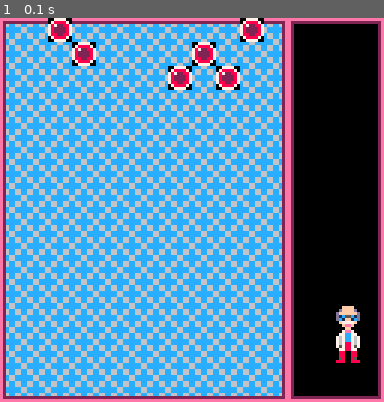
Above: before the commit, frame 1.
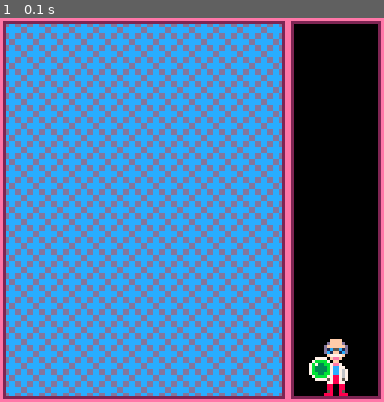
Above: after the commit, the same moment.

Repository: adamwoolridge/pico8
Game: PICO-8 cartridge bonbonshoot.p8
Two runs of this game, one before a commit and one after it. Both use one fixed random seed, a clock stepped at 60 frames per second and the inputs below.
Inputs:
- Up to frame 1 (0.1 s): no input

The runs differ from the first frame. In frame 1, 29% of the frame differs, in the area x 1-94%, y 0-99%.

Commit message:
[Bonbon] Layout

Diff:
--- a/bonbonshoot.p8
+++ b/bonbonshoot.p8
@@ -2,11 +2,25 @@
 version 8
 __lua__
 
+drbonbon = {}
+drbonbon.x = 108
+drbonbon.y = 107
+
 function _draw()
 	cls()
 	mapdraw(0,0,0,0,16,16)
+
+	draw_drbonbon()
 end
 
+function draw_drbonbon()
+	spr(16, drbonbon.x, drbonbon.y)
+	spr(32, drbonbon.x, drbonbon.y+8)
+	spr(48, drbonbon.x, drbonbon.y+16)
+
+	spr(18, drbonbon.x-5, drbonbon.y+6)
+end
+
 
 
 
@@ -139,20 +153,20 @@
 0000000000000000000000000000000000000000000000000000000000000000000000000000000000000000000000000000000000000000000000000000000000000000000000000000000000000000000000000000000000000000000000000000000000000000000000000000000000000000000000000000000000000000
 0000000000000000000000000000000000000000000000000000000000000000000000000000000000000000000000000000000000000000000000000000000000000000000000000000000000000000000000000000000000000000000000000000000000000000000000000000000000000000000000000000000000000000
 __map__
-0b0c020c0c0c0c0c0c0c020d2324243300000000000000000000000000000000000000000000000000000000000000000000000000000000000000000000000000000000000000000000000000000000000000000000000000000000000000000000000000000000000000000000000000000000000000000000000000000000
-1b1c1c021c1c1c1c021c1c1d1329121400000000000000000000000000000000000000000000000000000000000000000000000000000000000000000000000000000000000000000000000000000000000000000000000000000000000000000000000000000000000000000000000000000000000000000000000000000000
-1b1c1c1c1c1c1c021c021c1d1329121400000000000000000000000000000000000000000000000000000000000000000000000000000000000000000000000000000000000000000000000000000000000000000000000000000000000000000000000000000000000000000000000000000000000000000000000000000000
-1b1c1c1c1c1c1c1c1c1c1c1d1329291400000000000000000000000000000000000000000000000000000000000000000000000000000000000000000000000000000000000000000000000000000000000000000000000000000000000000000000000000000000000000000000000000000000000000000000000000000000
-1b1c1c1c1c1c1c1c1c1c1c1d1312121400000000000000000000000000000000000000000000000000000000000000000000000000000000000000000000000000000000000000000000000000000000000000000000000000000000000000000000000000000000000000000000000000000000000000000000000000000000
-1b1c1c1c1c1c1c1c1c1c1c1d1312121400000000000000000000000000000000000000000000000000000000000000000000000000000000000000000000000000000000000000000000000000000000000000000000000000000000000000000000000000000000000000000000000000000000000000000000000000000000
-1b1c1c1c1c1c1c1c1c1c1c1d1312121400000000000000000000000000000000000000000000000000000000000000000000000000000000000000000000000000000000000000000000000000000000000000000000000000000000000000000000000000000000000000000000000000000000000000000000000000000000
-1b1c1c1c1c1c1c1c1c1c1c1d1312121400000000000000000000000000000000000000000000000000000000000000000000000000000000000000000000000000000000000000000000000000000000000000000000000000000000000000000000000000000000000000000000000000000000000000000000000000000000
-1b1c1c1c1c1c1c1c1c1c1c1d1312121400000000000000000000000000000000000000000000000000000000000000000000000000000000000000000000000000000000000000000000000000000000000000000000000000000000000000000000000000000000000000000000000000000000000000000000000000000000
+0b0c0c0c0c0c0c0c0c0c0c0d2324243300000000000000000000000000000000000000000000000000000000000000000000000000000000000000000000000000000000000000000000000000000000000000000000000000000000000000000000000000000000000000000000000000000000000000000000000000000000
+1b1c1c1c1c1c1c1c1c1c1c1d1329ff1400000000000000000000000000000000000000000000000000000000000000000000000000000000000000000000000000000000000000000000000000000000000000000000000000000000000000000000000000000000000000000000000000000000000000000000000000000000
+1b1c1c1c1c1c1c1c1c1c1c1d1329ff1400000000000000000000000000000000000000000000000000000000000000000000000000000000000000000000000000000000000000000000000000000000000000000000000000000000000000000000000000000000000000000000000000000000000000000000000000000000
+1b1c1c1c1c1c1c1c1c1c1c1d1329ff1400000000000000000000000000000000000000000000000000000000000000000000000000000000000000000000000000000000000000000000000000000000000000000000000000000000000000000000000000000000000000000000000000000000000000000000000000000000
+1b1c1c1c1c1c1c1c1c1c1c1d13ffff1400000000000000000000000000000000000000000000000000000000000000000000000000000000000000000000000000000000000000000000000000000000000000000000000000000000000000000000000000000000000000000000000000000000000000000000000000000000
+1b1c1c1c1c1c1c1c1c1c1c1d13ffff1400000000000000000000000000000000000000000000000000000000000000000000000000000000000000000000000000000000000000000000000000000000000000000000000000000000000000000000000000000000000000000000000000000000000000000000000000000000
+1b1c1c1c1c1c1c1c1c1c1c1d13ffff1400000000000000000000000000000000000000000000000000000000000000000000000000000000000000000000000000000000000000000000000000000000000000000000000000000000000000000000000000000000000000000000000000000000000000000000000000000000
+1b1c1c1c1c1c1c1c1c1c1c1d13ffff1400000000000000000000000000000000000000000000000000000000000000000000000000000000000000000000000000000000000000000000000000000000000000000000000000000000000000000000000000000000000000000000000000000000000000000000000000000000
+1b1c1c1c1c1c1c1c1c1c1c1d13ffff1400000000000000000000000000000000000000000000000000000000000000000000000000000000000000000000000000000000000000000000000000000000000000000000000000000000000000000000000000000000000000000000000000000000000000000000000000000000
 1b1c1c1c1c1c1c1c1c1c1c1d1300001400000000000000000000000000000000000000000000000000000000000000000000000000000000000000000000000000000000000000000000000000000000000000000000000000000000000000000000000000000000000000000000000000000000000000000000000000000000
 1b1c1c1c1c1c1c1c1c1c1c1d1300001400000000000000000000000000000000000000000000000000000000000000000000000000000000000000000000000000000000000000000000000000000000000000000000000000000000000000000000000000000000000000000000000000000000000000000000000000000000
 1b1c1c1c1c1c1c1c1c1c1c1d1300001400000000000000000000000000000000000000000000000000000000000000000000000000000000000000000000000000000000000000000000000000000000000000000000000000000000000000000000000000000000000000000000000000000000000000000000000000000000
-1b1c1c1c1c1c1c1c1c1c1c1d13000a1400000000000000000000000000000000000000000000000000000000000000000000000000000000000000000000000000000000000000000000000000000000000000000000000000000000000000000000000000000000000000000000000000000000000000000000000000000000
-1b1c1c1c1c1c1c1c1c1c1c1d13001a1400000000000000000000000000000000000000000000000000000000000000000000000000000000000000000000000000000000000000000000000000000000000000000000000000000000000000000000000000000000000000000000000000000000000000000000000000000000
+1b1c1c1c1c1c1c1c1c1c1c1d13df0a1400000000000000000000000000000000000000000000000000000000000000000000000000000000000000000000000000000000000000000000000000000000000000000000000000000000000000000000000000000000000000000000000000000000000000000000000000000000
+1b1c1c1c1c1c1c1c1c1c1c1d13ff1a1400000000000000000000000000000000000000000000000000000000000000000000000000000000000000000000000000000000000000000000000000000000000000000000000000000000000000000000000000000000000000000000000000000000000000000000000000000000
 1b1c1c1c1c1c1c1c1c1c1c1d13002a1400000000000000000000000000000000000000000000000000000000000000000000000000000000000000000000000000000000000000000000000000000000000000000000000000000000000000000000000000000000000000000000000000000000000000000000000000000000
 2b2c2c2c2c2c2c2c2c2c2c2d2627272500000000000000000000000000000000000000000000000000000000000000000000000000000000000000000000000000000000000000000000000000000000000000000000000000000000000000000000000000000000000000000000000000000000000000000000000000000000
 0000000000000000000000000000000000000000000000000000000000000000000000000000000000000000000000000000000000000000000000000000000000000000000000000000000000000000000000000000000000000000000000000000000000000000000000000000000000000000000000000000000000000000
Not shown, changed: 27 lines of the sprite sheet (__gfx__) section of bonbonshoot.p8
